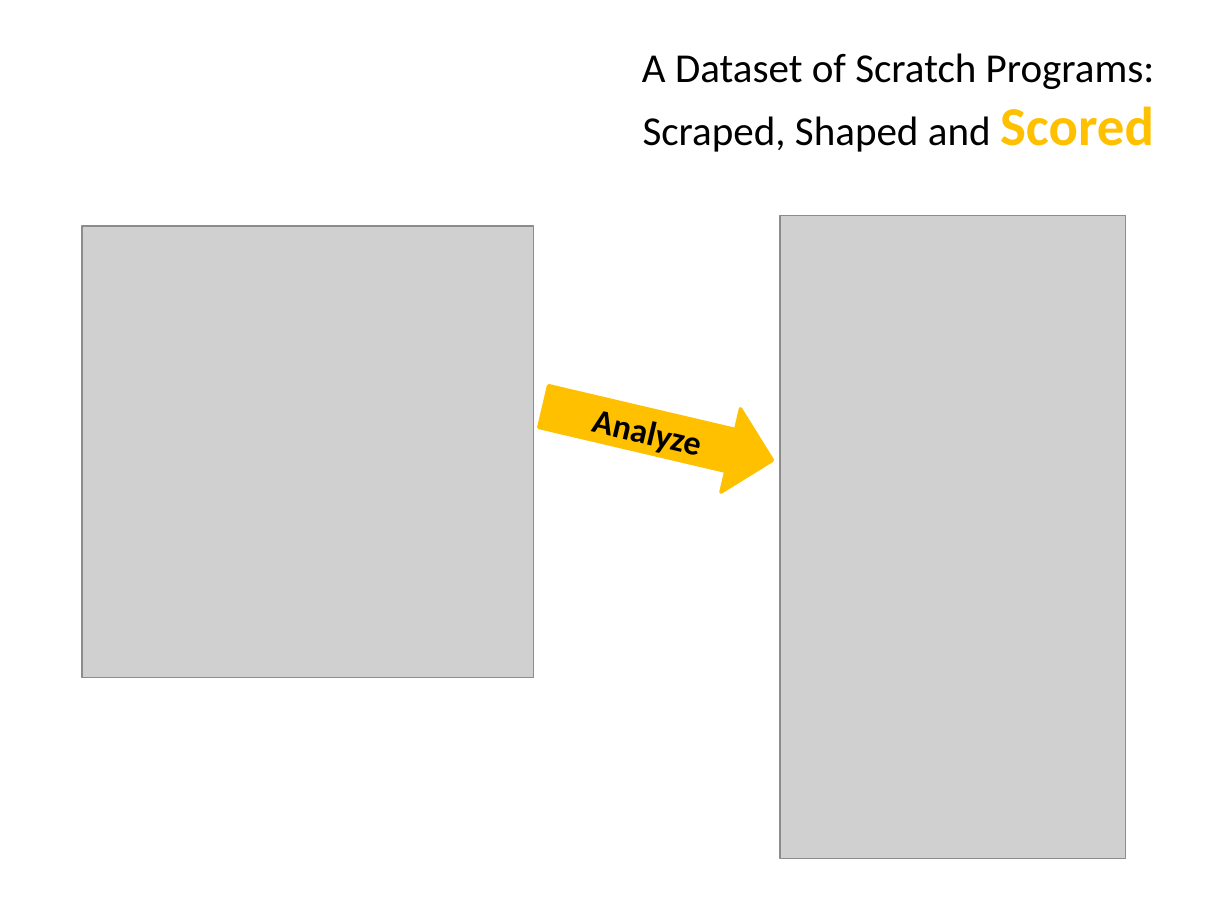
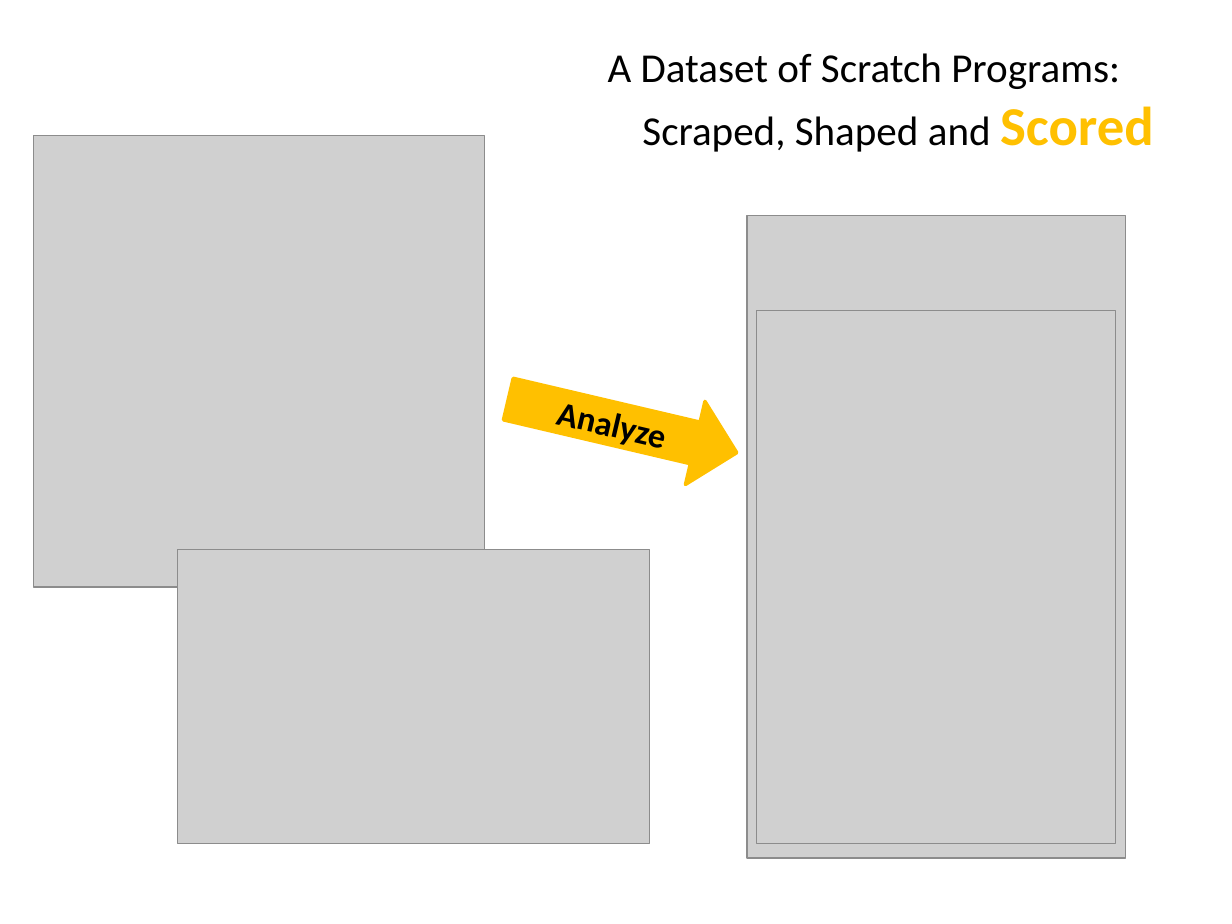
Before and after one commit to spreadsheetlab/ScratchDatasetMSR, a slide deck: slide 13 of MSR-Scratch.pptx. Drawn at 1232x924 pixels with LibreOffice and Linux fonts; fonts in the diff are those of the drawing; grey boxes stand for pictures. Boxes give left, top, right and bottom in pixels: in the first picture for what was removed or moved away, otherwise in the second. Text is boxed around its words. In the diff, an @@ line names an element or a change of style, - is before the commit and + after.

```diff
--- a/MSR-Scratch.pptx
+++ b/MSR-Scratch.pptx
@@ text at (x1=608, y1=53, x2=1154, y2=152): text changed @@
-A Dataset of Scratch Programs:
-Scraped, Shaped and Scored
+A Dataset of Scratch Programs:
+Scraped, Shaped and Scored
@@ picture moved from (x1=83, y1=225, x2=535, y2=678) to (x1=33, y1=136, x2=484, y2=586) @@
@@ picture resized from (x1=780, y1=216, x2=1126, y2=859) to (x1=747, y1=216, x2=1125, y2=857) @@
@@ picture added at (x1=756, y1=310, x2=1115, y2=844) @@
@@ right arrow "Analyze" moved from (x1=534, y1=365, x2=783, y2=503) to (x1=499, y1=358, x2=746, y2=494) @@
@@ right arrow "Analyze" at (x1=499, y1=358, x2=746, y2=494): outline #FFC000 2 pt to #FFC000 2.01 pt; proportions changed @@
@@ picture added at (x1=177, y1=549, x2=649, y2=844) @@
```
Also in this commit, not shown: 11 other slides changed, 3 slides added, 1 slide removed, 1 other file.
